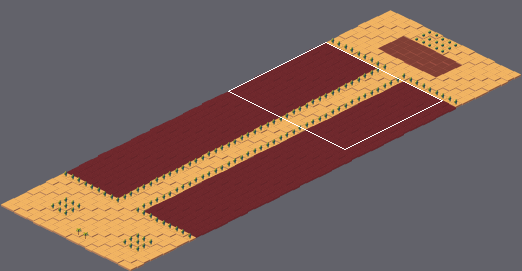
One commit to this Tiled map: Output/Assets/Maps/Mapa 2 Puente.tmx. The picture above shows the old version from afar; the outline marks the close-up.
Close-up. Before the commit:
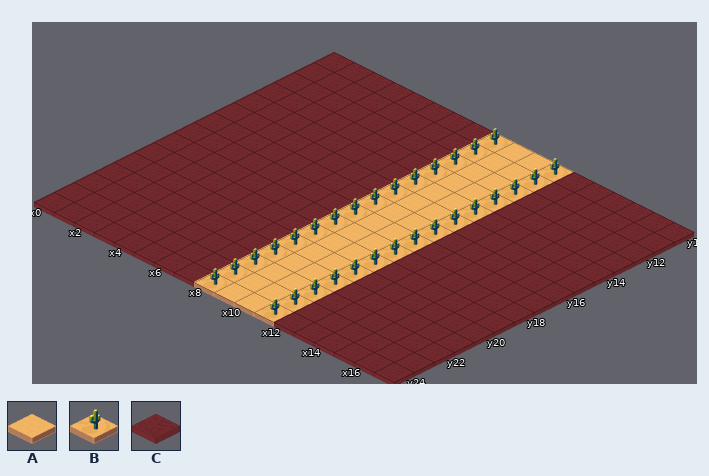
Cells are 128x64 px. Isometric: x runs down to the right, y down to the left. Shown: x 0..17, y 10..24. The commit also changed other parts of the map, which this record leaves out.
Key: from "Map2t": A 10, B 20; from "TABERNA": C 6.
_ is an empty cell.
Layer "Capa de patrones 1" before, first column x 0:
10 CCCCCCCCBAABCCCCCC
11 CCCCCCCCBAABCCCCCC
12 CCCCCCCCBAABCCCCCC
13 CCCCCCCCBAABCCCCCC
14 CCCCCCCCBAABCCCCCC
15 CCCCCCCCBAABCCCCCC
16 CCCCCCCCBAABCCCCCC
17 CCCCCCCCBAABCCCCCC
18 CCCCCCCCBAABCCCCCC
19 CCCCCCCCBAABCCCCCC
20 CCCCCCCCBAABCCCCCC
21 CCCCCCCCBAABCCCCCC
22 CCCCCCCCBAABCCCCCC
23 CCCCCCCCBAABCCCCCC
24 CCCCCCCCBAABCCCCCC
New version:
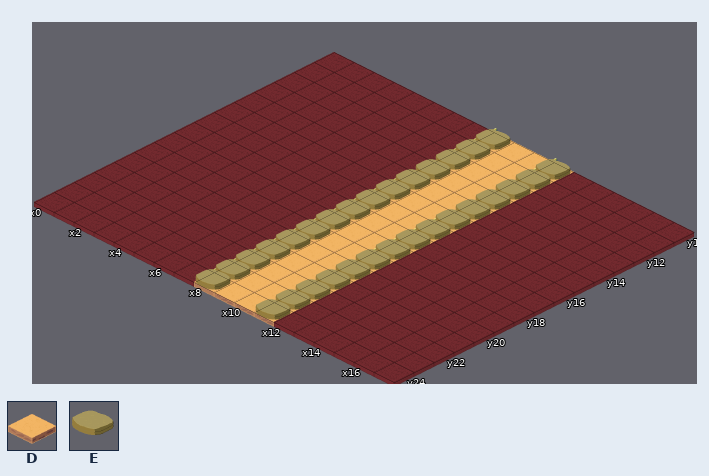
Further tiles: from "Map2t": D 24; from "Tileset mapa 3": E 13.
Tiles of an added or newly shown layer are drawn over the layers below it.
Difference:
Layer "Capa de patrones 1":
y 10..11: x 9..10 AA -> DD
y 12: x 9..11 AAB -> DDD
y 13..14: x 8..11 BAAB -> DDDD
y 15: x 9..11 AAB -> DDD
y 16..19: x 9..10 AA -> DD
y 20..24: x 9..11 AAB -> DDD
Layer "Piedras" (added):
y 10..24: x 8 _ -> E; x 11 _ -> E
